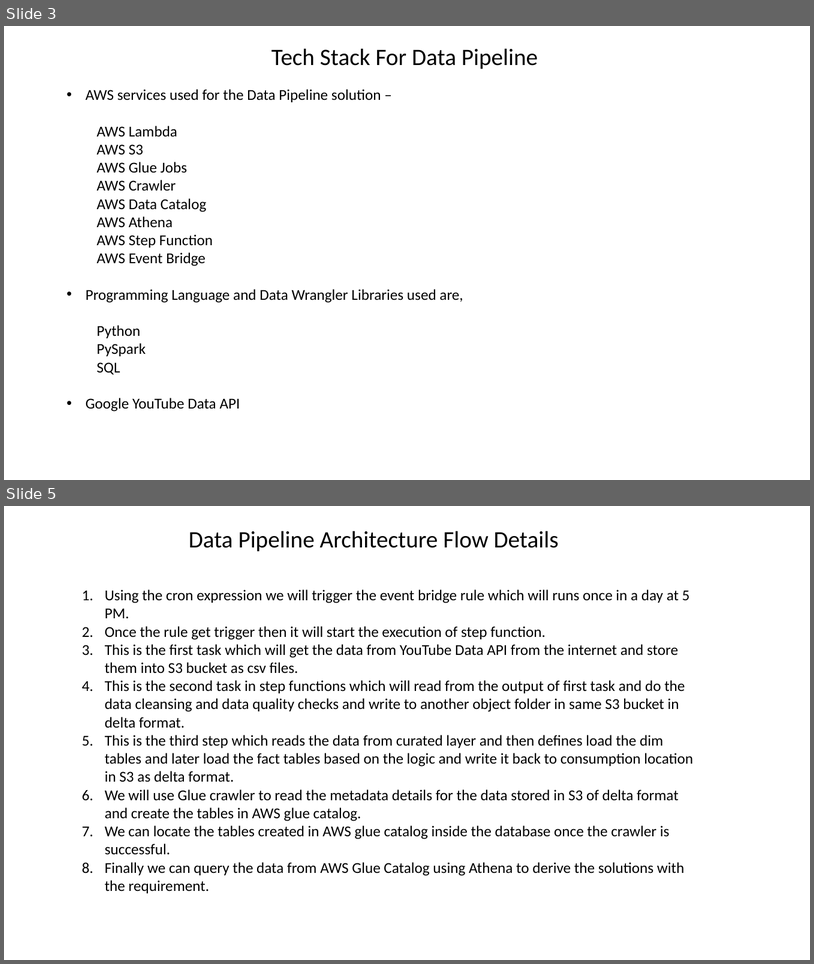
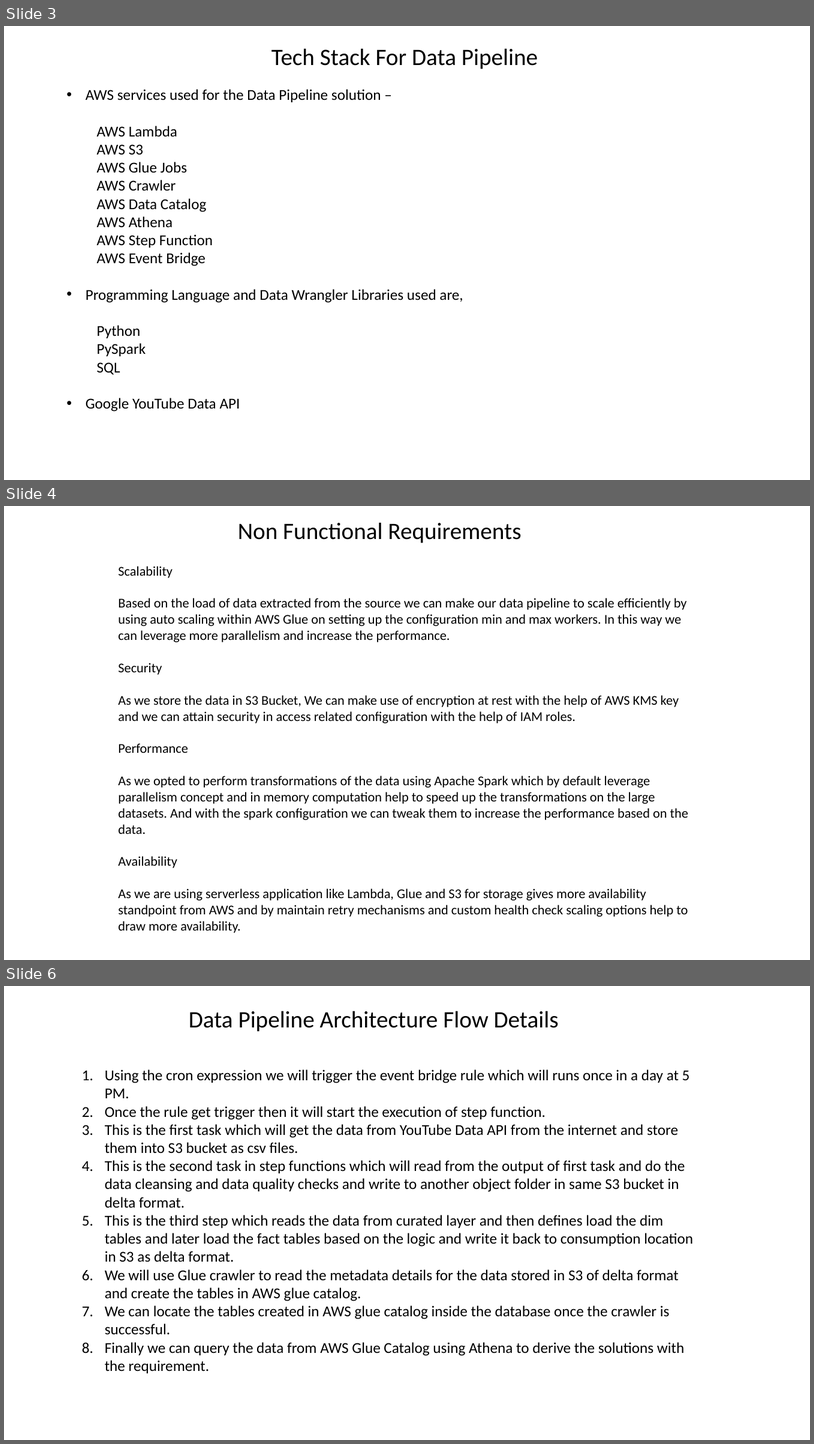
Before and after one commit to sandeepchandra/youtube-analytics-aws, a slide deck: assignment_sph.pptx. Shown one above the other, each under a label of ours: slides 3 and 5 before the commit, slides 3, 4 and 6 after it; the slides between them are not shown. The pictures are 814x964 and 814x1444 pixels, drawn with LibreOffice and Linux fonts; fonts in the diff are those of the drawing. Boxes give left, top, right and bottom in pixels: in the first picture for what was removed or moved away, otherwise in the second. Text is boxed around its words. In the diff, an @@ line names an element or a change of style, - is before the commit and + after.

Commit message:
updated the branch with latest code.
updated code on lambda, glue scripts and sql queries.

```diff
--- a/assignment_sph.pptx
+++ b/assignment_sph.pptx
@@ slide 4 added at <box>4,506,810,960</box>, background #FFFFFF @@
@@ text added at <box>238,522,521,543</box>, 28 pt, text #000000 @@
+Non Functional Requirements
@@ text added at <box>118,566,689,933</box>, 16 pt, text #000000 @@
+Scalability
+Based on the load of data extracted from the source we can make our data pipeline to scale efficiently by using auto scaling within AWS Glue on setting up the configuration min and max workers. In this way we can leverage more parallelism and increase the performance.
+Security
+As we store the data in S3 Bucket, We can make use of encryption at rest with the help of AWS KMS key and we can attain security in access related configuration with the help of IAM roles.
+Performance
+As we opted to perform transformations of the data using Apache Spark which by default leverage parallelism concept and in memory computation help to speed up the transformations on the large datasets. And with the spark configuration we can tweak them to increase the performance based on the data.
+Availability
+As we are using serverless application like Lambda, Glue and S3 for storage gives more availability standpoint from AWS and by maintain retry mechanisms and custom health check scaling options help to draw more availability.
@@ what was slide 5 is now slide 6 @@
```
Also in this commit, not shown: 1 slide changed, 12 other files.
